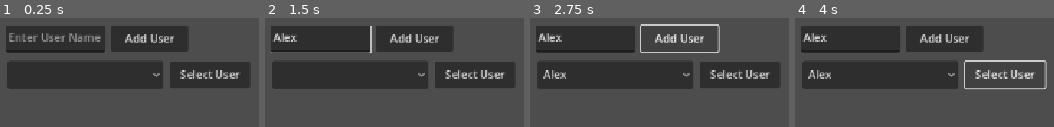
Above: before the commit, frames 1-4 (left to right).
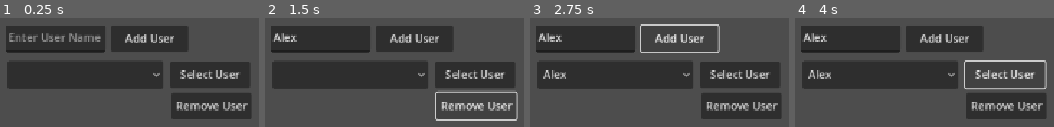
Above: after the commit, the same moments.

Repository: Sauleline/at2Colaborative
Game: Godot game, scene res://User_Profile_L/main.tscn
Two runs of this game, one before a commit and one after it. Both use one fixed random seed, a clock stepped at 60 frames per second and the inputs below. This scene is started directly instead of the project's main scene.
Inputs (mouse positions are in pixels of both pictures, inside the frame that each line leads up to):
- Up to frame 1 (0.25 s): no input
- Up to frame 2 (1.5 s): click (319, 38) at 0.52 s; type "Alex" at 0.6 s; click (474, 105) at 1.25 s, where only the run after the commit has a clickable "Remove User"
- Up to frame 3 (2.75 s): click "Add User" at 2 s
- Up to frame 4 (4 s): click "Alex" at 2.75 s; click "Select User" at 3.5 s

The runs differ from the first frame. In frame 1, 6.7% of the frame differs, in the area x 66-97%, y 68-93%; in frame 2, 3.0%; in frame 3, 6.7%; in frame 4, 6.7%.
Error after the commit: Invalid access to property or key of type 'String' on a base object of type 'Dictionary'. (res://User_Profile_L/main.gd:38)

Commit message:
User Profile 2
user delete

Diff:
--- a/at2Colaborative/User_Profile_L/access_user_files_L.gd
+++ b/at2Colaborative/User_Profile_L/access_user_files_L.gd
@@ -26,10 +26,15 @@
 	user.userName = userName
 	saveUserFileName = user.userName+".tres"
 	userProfiles.add_user(user)
+
+func removeUserFile(userFilePath):
+	var dir = DirAccess.open(saveFilePath)
+	dir.remove(saveFilePath+userFilePath)
 	ResourceSaver.save(userProfiles, saveFilePath+saveMainFileName)
 
 func save_user():
 	ResourceSaver.save(user, saveFilePath+saveUserFileName)
+	ResourceSaver.save(userProfiles, saveFilePath+saveMainFileName)
 
 func open_user():
 	if ResourceLoader.exists(saveFilePath + saveUserFileName):
--- a/at2Colaborative/User_Profile_L/main.gd
+++ b/at2Colaborative/User_Profile_L/main.gd
@@ -32,6 +32,18 @@
 	OptionUserSelect.clear()
 	populate_user_list()
 
+func removeUser():
+	var ID = OptionUserSelect.get_selected_id()
+	var Text = OptionUserSelect.get_item_text(ID)
+	var userFilePath = userProfiles.userProfilesDict[Text]
+	OptionUserSelect.remove_item(ID)
+	userProfiles.remove_user(Text)
+	removeUserFile(userFilePath)
+	OptionUserSelect.clear()
+	populate_user_list()
 
 func _on_add_user_pressed() -> void:
 	addUser()
+
+func _on_remove_user_pressed() -> void:
+	removeUser() # Replace with function body.
--- a/at2Colaborative/User_Profile_L/main.tscn
+++ b/at2Colaborative/User_Profile_L/main.tscn
@@ -40,5 +40,14 @@
 text = "Select User
 "
 
+[node name="RemoveUser" type="Button" parent="."]
+offset_left = 255.0
+offset_top = 107.0
+offset_right = 370.0
+offset_bottom = 145.0
+text = "Remove User
+"
+
 [connection signal="pressed" from="AddUser" to="." method="_on_add_user_pressed"]
 [connection signal="pressed" from="SelectUser" to="." method="_on_select_user_pressed"]
+[connection signal="pressed" from="RemoveUser" to="." method="_on_remove_user_pressed"]
